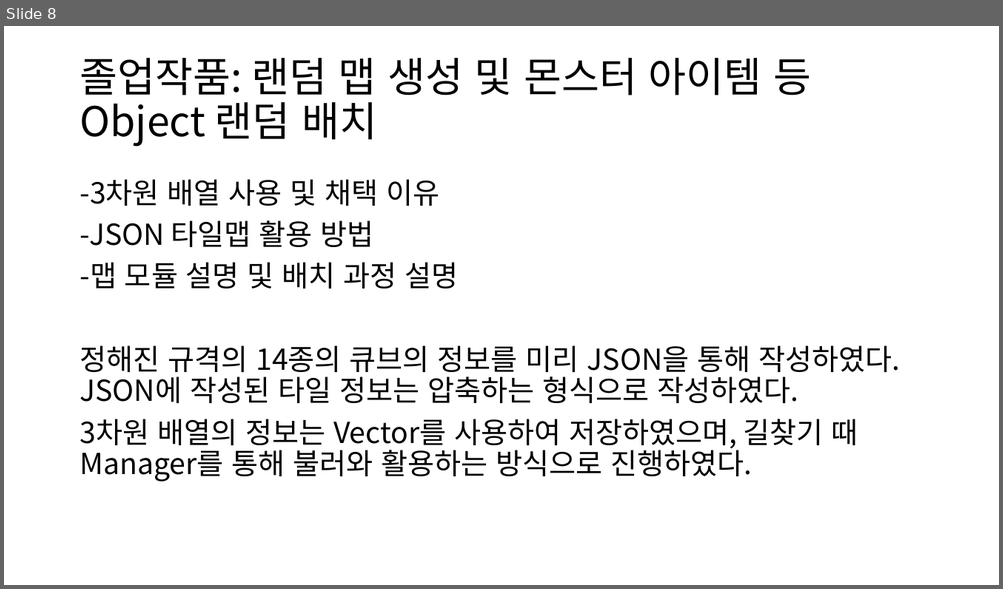
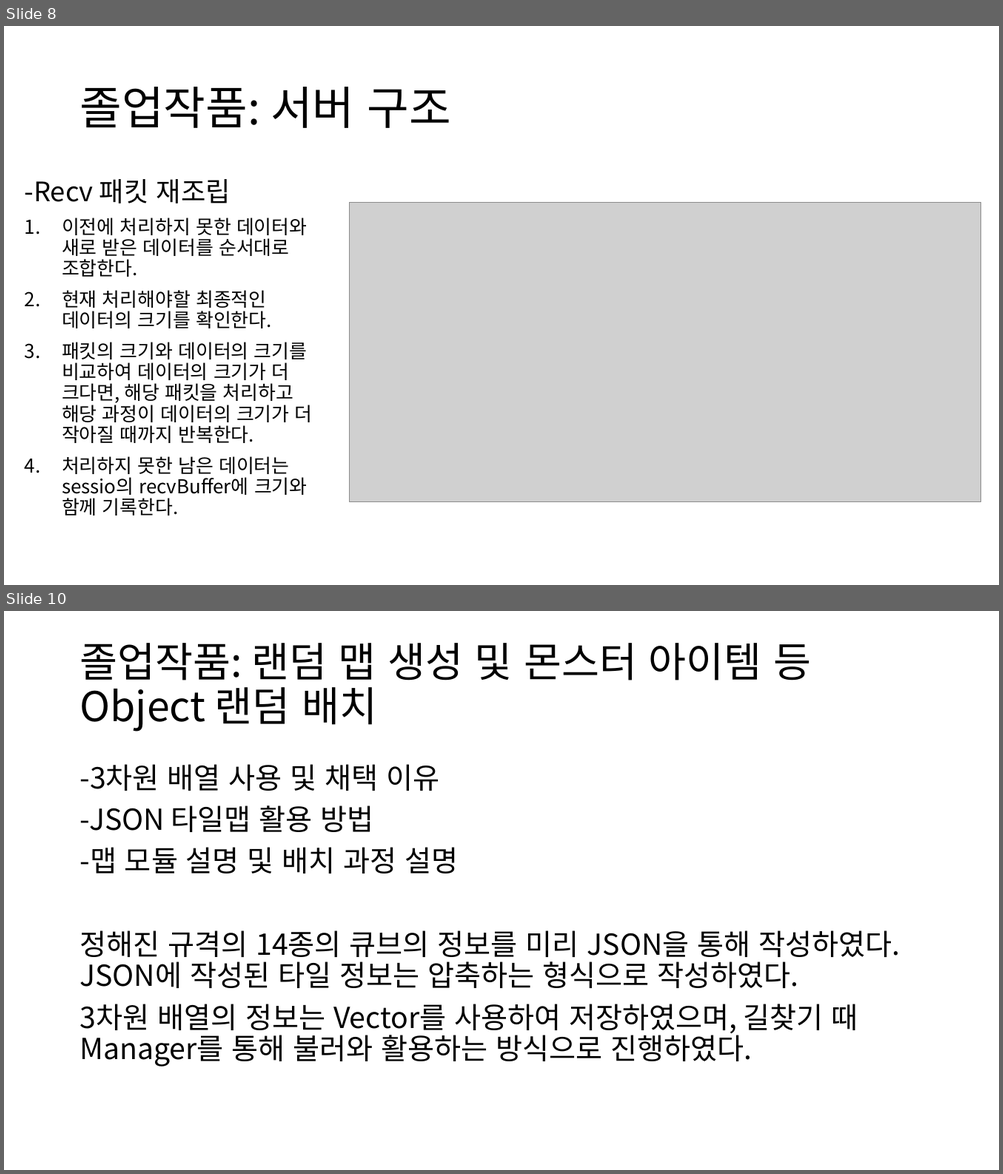
Before and after one commit to kimi5231/B1A2_project, a slide deck: 포트폴리오/임수영/포트폴리오.pptx. Shown one above the other, each under a label of ours: slide 8 before the commit, slides 8 and 10 after it; the slides between them are not shown. The pictures are 1003x589 and 1003x1174 pixels, drawn with LibreOffice and Linux fonts; fonts in the diff are those of the drawing; grey boxes stand for pictures. Boxes give left, top, right and bottom in pixels: in the first picture for what was removed or moved away, otherwise in the second. Text is boxed around its words. In the diff, an @@ line names an element or a change of style, - is before the commit and + after.

```diff
--- a/포트폴리오/임수영/포트폴리오.pptx
+++ b/포트폴리오/임수영/포트폴리오.pptx
@@ slide 8 added at (4,26,999,585), background #FFFFFF @@
@@ title added at (79,87,451,128), 44 pt, text #000000 @@
+졸업작품: 서버 구조
@@ text added at (25,179,313,516), 18.5 pt, text #000000 @@
+-Recv 패킷 재조립
+1. 이전에 처리하지 못한 데이터와 새로 받은 데이터를 순서대로 조합한다.
+2. 현재 처리해야할 최종적인 데이터의 크기를 확인한다.
+3. 패킷의 크기와 데이터의 크기를 비교하여 데이터의 크기가 더 크다면, 해당 패킷을 처리하고 해당 과정이 데이터의 크기가 더 작아질 때까지 반복한다.
+4. 처리하지 못한 남은 데이터는 sessio의 recvBuffer에 크기와 함께 기록한다.
@@ picture added at (350,203,982,503) @@
@@ what was slide 8 is now slide 10 @@
```
Also in this commit, not shown: 4 slides changed, 2 other slides added, 1 other file.
